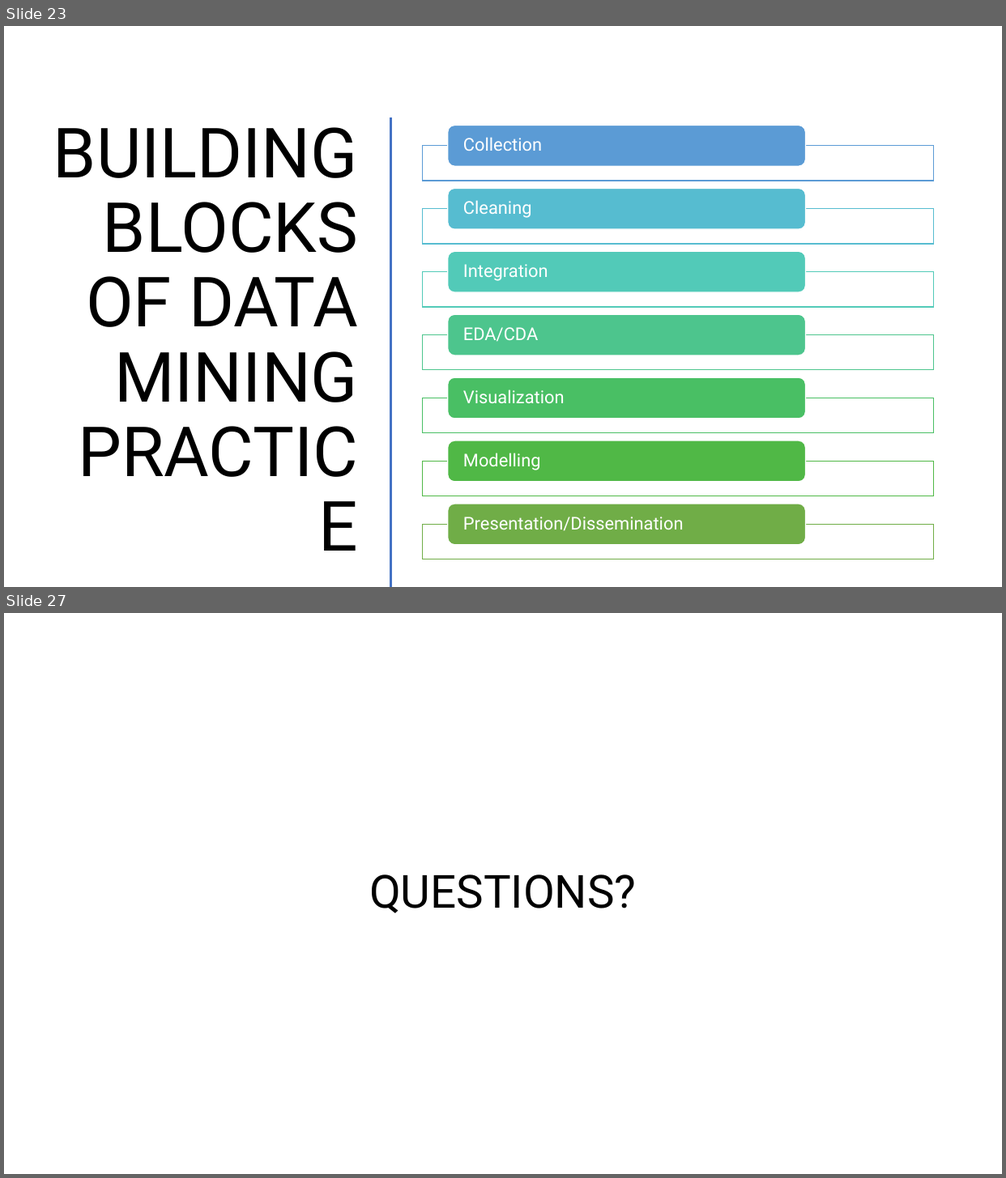
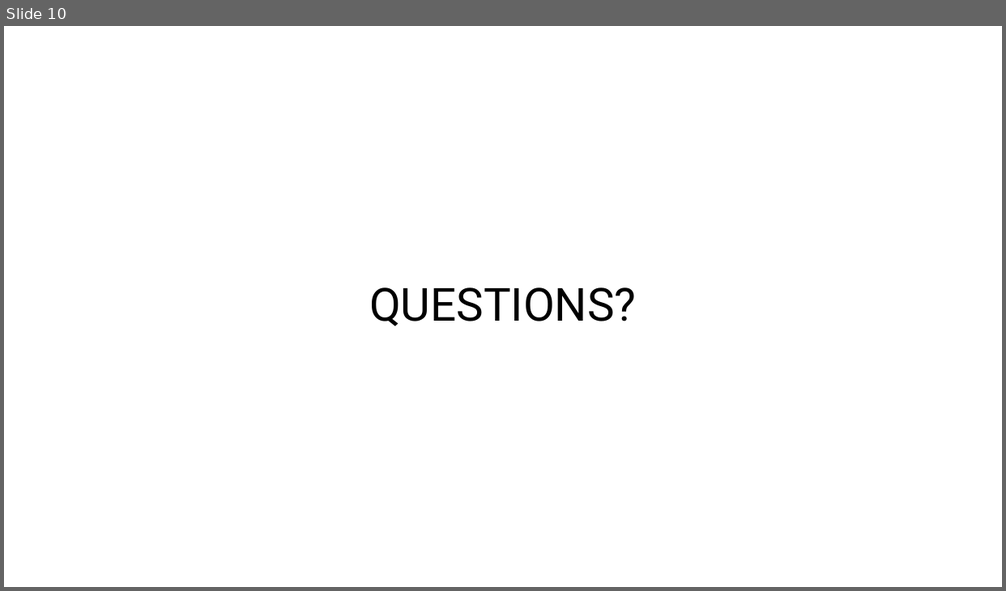
Before and after one commit to InzamamRahaman/COMP6940-2023, a slide deck: Lectures/Lecture 2/COMP6940 Lecture 2.pptx. Shown one above the other, each under a label of ours: slides 23 and 27 before the commit, slide 10 after it; the slides between them are not shown. The pictures are 1006x1178 and 1006x591 pixels, drawn with LibreOffice and Linux fonts; fonts in the diff are those of the drawing. Boxes give left, top, right and bottom in pixels: in the first picture for what was removed or moved away, otherwise in the second. Text is boxed around its words. In the diff, an @@ line names an element or a change of style, - is before the commit and + after.

```diff
--- a/Lectures/Lecture 2/COMP6940 Lecture 2.pptx
+++ b/Lectures/Lecture 2/COMP6940 Lecture 2.pptx
@@ slide 23 removed at bbox=[4, 26, 1002, 587], background #FFFFFF @@
@@ line removed from (391, 119) to (391, 587) @@
@@ title removed at bbox=[53, 127, 358, 403] @@
-BUILDING BLOCKS OF DATA MINING PRACTICE
@@ group removed at bbox=[423, 126, 934, 560]: 7 rectangles, 7 rounded rectangles, 7 texts @@
-Collection
-Cleaning
-Integration
-EDA/CDA
-Visualization
-Modelling
-Presentation/Dissemination
@@ what was slide 27 is now slide 10 @@
```
Also in this commit, not shown: 3 slides changed, 4 slides added, 21 other slides removed, 12 other files.
